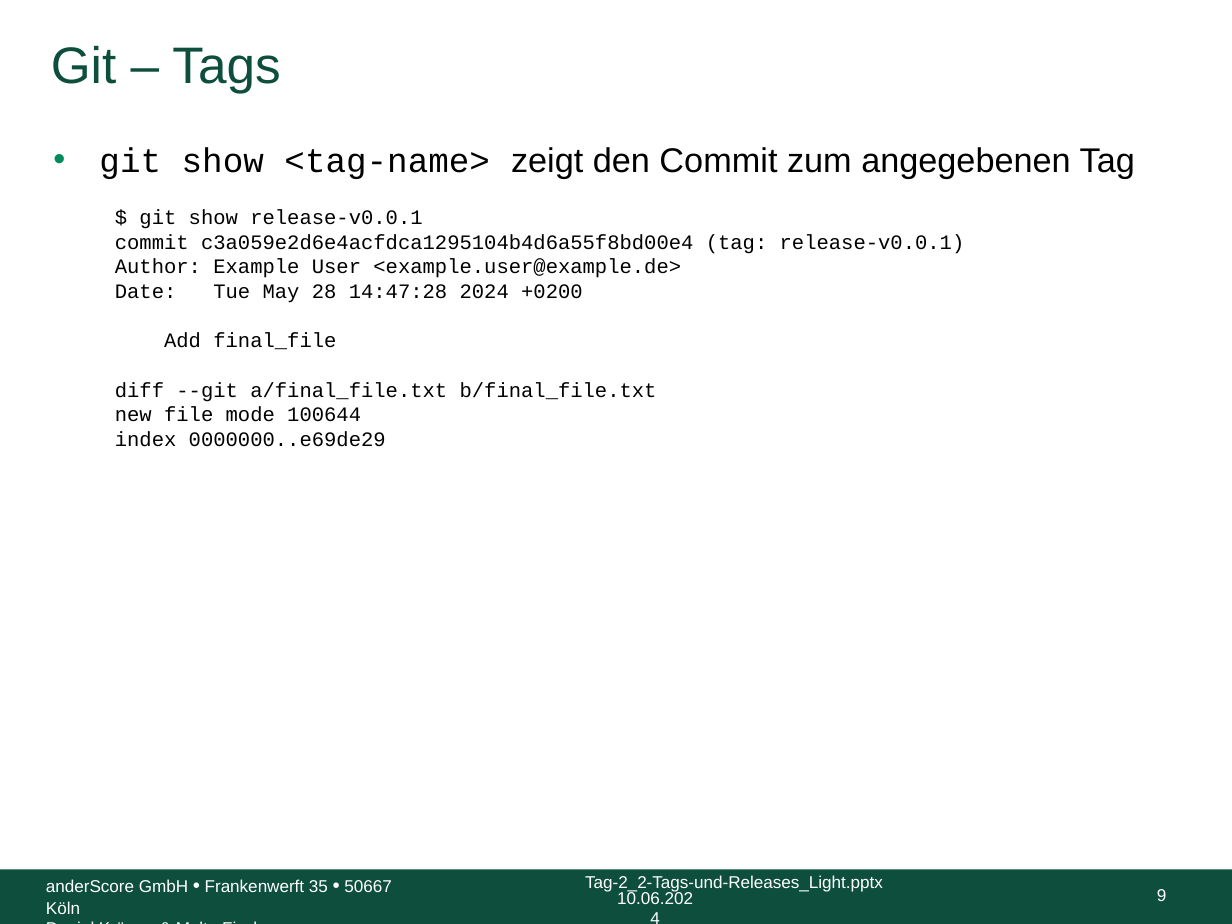
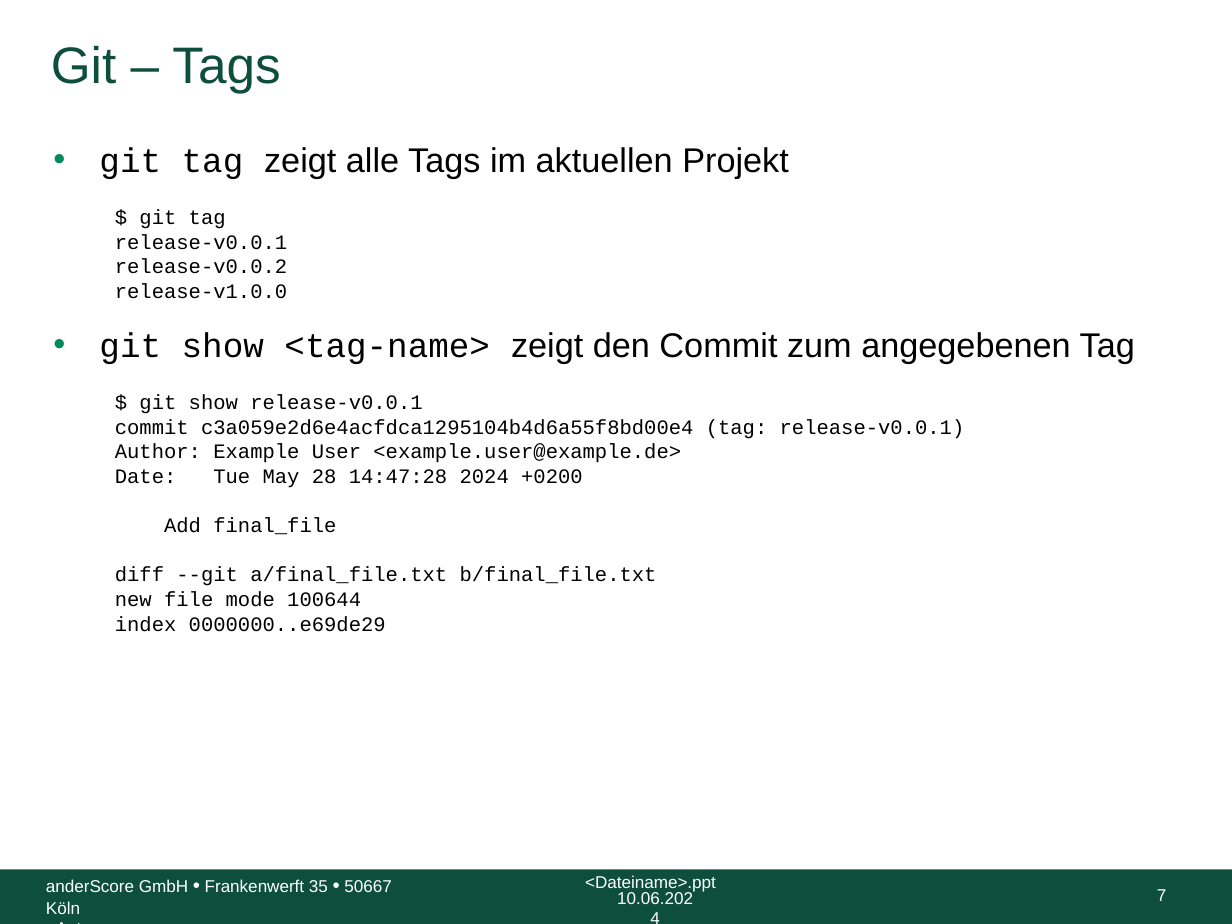
Before and after one commit to anderscore-gmbh/gitlab, a slide deck: slide 7 of slides/Tag-2_2-Tags-und-Releases_Light.pptx (slide 9 before the commit). Drawn at 1232x924 pixels with LibreOffice and Linux fonts; fonts in the diff are those of the drawing; background and template pictures are left out. Boxes give left, top, right and bottom in pixels: in the first picture for what was removed or moved away, otherwise in the second. Text is boxed around its words. In the diff, an @@ line names an element or a change of style, - is before the commit and + after.

Commit message:
Fix wrong console output in tags and releases

```diff
--- a/slides/Tag-2_2-Tags-und-Releases_Light.pptx
+++ b/slides/Tag-2_2-Tags-und-Releases_Light.pptx
@@ text at (99,147,789,299): paragraphs added @@
+• git tag zeigt alle Tags im aktuellen Projekt
+  $ git tag
+  release-v0.0.1
+  release-v0.0.2
+  release-v1.0.0
@@ text at (46,879,391,914): text changed @@
-Daniel Krämer & Malte Fischer
+<Autor>
@@ text removed at (585,875,883,892) @@
-Tag-2_2-Tags-und-Releases_Light.pptx
@@ text added at (585,875,716,892), 10 pt, text #FFFFFF @@
+<Dateiname>.ppt
@@ page number at (1157,889,1167,901): text changed @@
-9
+7
```
Also in this commit, not shown: 15 other slides changed, 1 slide added, 3 slides removed, 1 other file.
